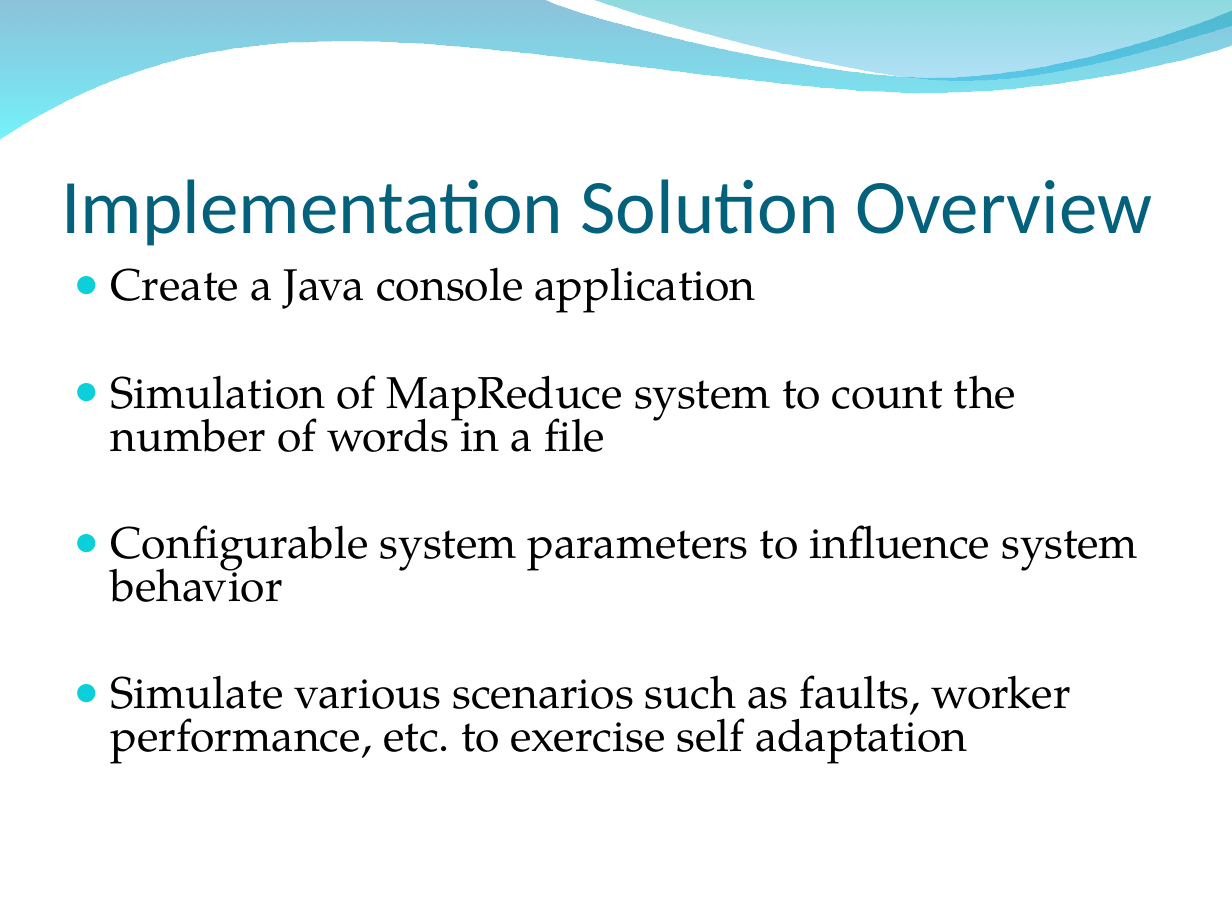
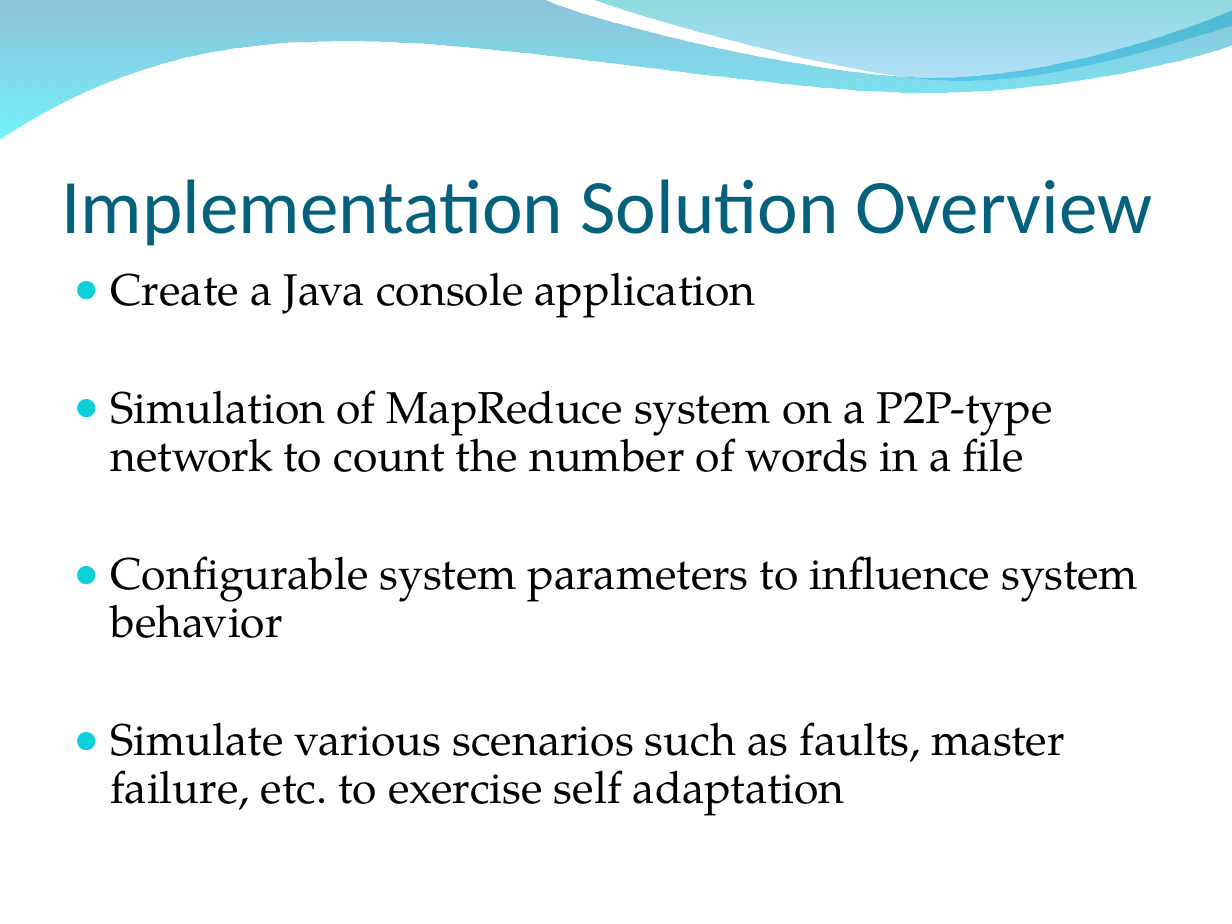
Before and after one commit to osecki/cs647, a slide deck: slide 6 of Documentation/Presentation.ppt. Drawn at 1232x924 pixels with LibreOffice and Linux fonts; fonts in the diff are those of the drawing; background and template pictures are left out. Boxes give left, top, right and bottom in pixels: in the first picture for what was removed or moved away, otherwise in the second. Text is boxed around its words. In the diff, an @@ line names an element or a change of style, - is before the commit and + after.

```diff
--- a/Documentation/Presentation.ppt
+++ b/Documentation/Presentation.ppt
@@ text at <box>110,272,1138,638</box>: line spacing 0.8 to 0.9 @@
@@ text at <box>110,390,1053,472</box>: text changed @@
-● Simulation of MapReduce system to count the number of words in a file
+● Simulation of MapReduce system on a P2P-type network to count the number of words in a file
@@ text at <box>110,722,1065,816</box>: text changed @@
-● Simulate various scenarios such as faults, worker performance, etc. to exercise self adaptation
+● Simulate various scenarios such as faults, master failure, etc. to exercise self adaptation
```
Also in this commit, not shown: 5 other slides changed, 2 other files.
